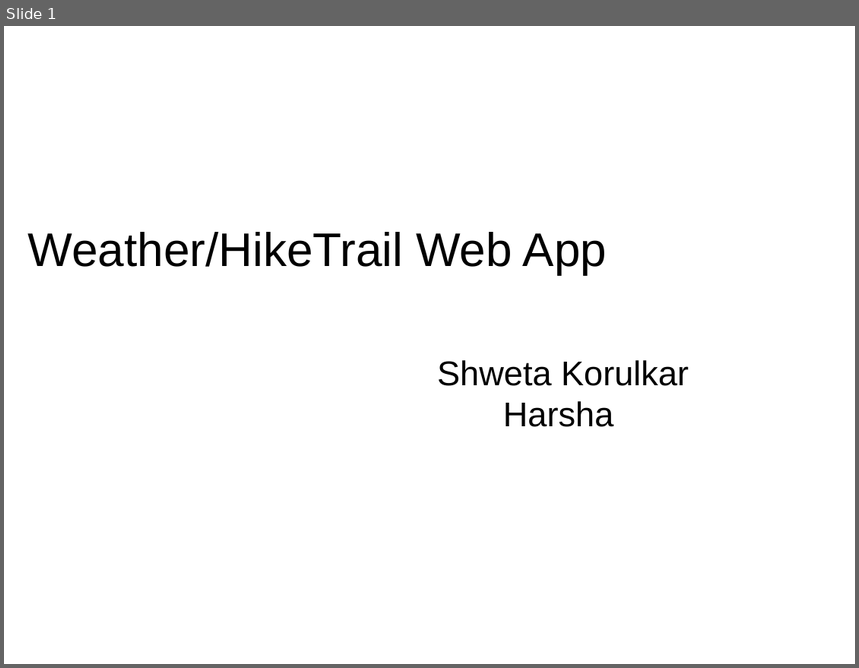
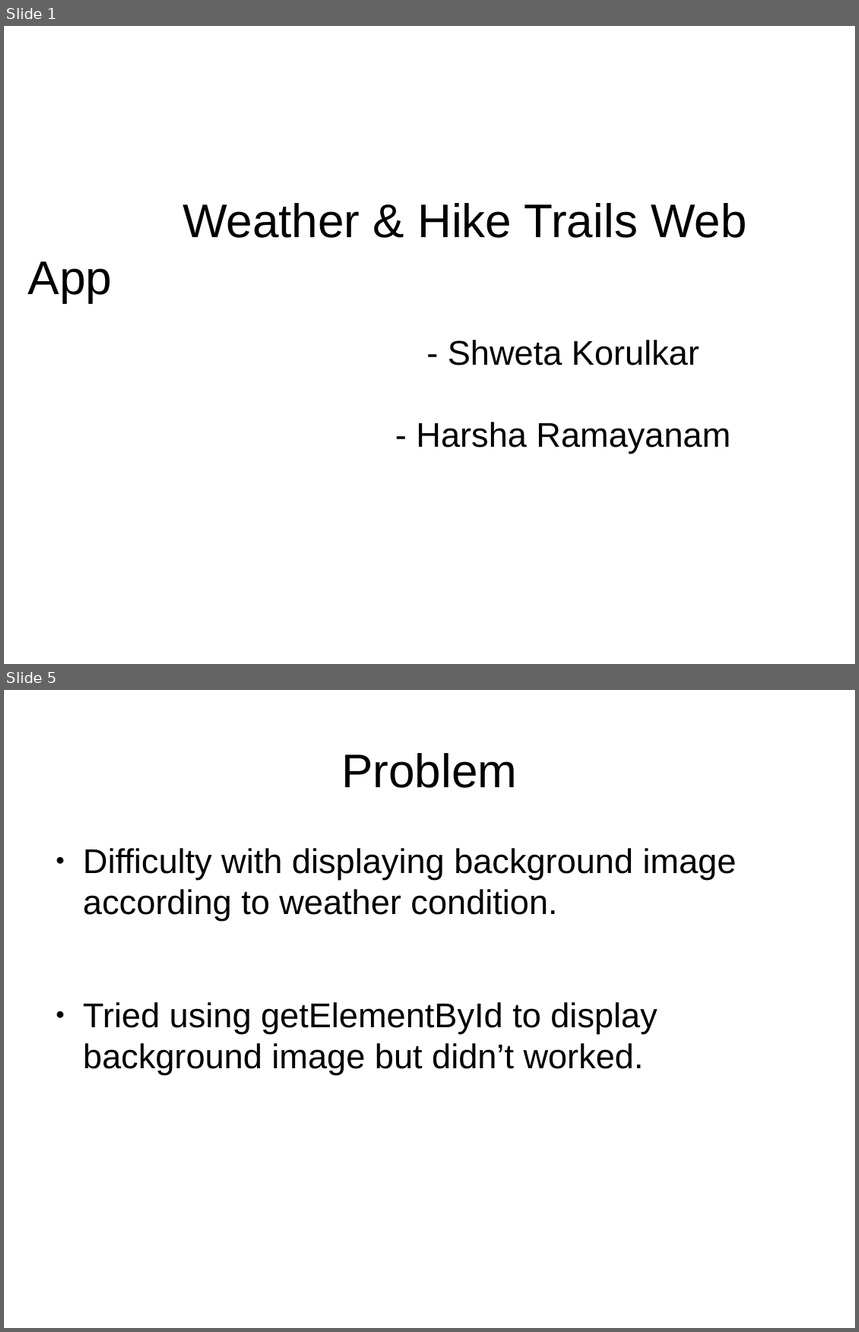
Before and after one commit to HarshaRamayanam/webdev-project, a slide deck: project_presentation.pptx. Shown one above the other, each under a label of ours: slide 1 before the commit, slides 1 and 5 after it; the slides between them are not shown. The pictures are 859x668 and 859x1332 pixels, drawn with LibreOffice and Linux fonts; fonts in the diff are those of the drawing; background and template pictures are left out. Boxes give left, top, right and bottom in pixels: in the first picture for what was removed or moved away, otherwise in the second. Text is boxed around its words. In the diff, an @@ line names an element or a change of style, - is before the commit and + after.

```diff
--- a/project_presentation.pptx
+++ b/project_presentation.pptx
@@ slide 5 added at (x1=4, y1=690, x2=855, y2=1328), background picture (left out) @@
@@ text added at (x1=341, y1=753, x2=517, y2=788), 44 pt, text #000000 @@
+Problem
@@ text added at (x1=83, y1=848, x2=737, y2=1075), 32 pt, text #000000 @@
+● Difficulty with displaying background image according to weather condition.
+● Tried using getElementById to display background image but didn’t worked.
@@ slide 1 changed as well @@
@@ text at (x1=28, y1=203, x2=747, y2=303): text changed @@
-Weather/HikeTrail Web App
+Weather & Hike Trails Web App
@@ text at (x1=416, y1=340, x2=731, y2=454): text changed @@
-Shweta Korulkar
-Harsha
+- Shweta Korulkar
+- Harsha Ramayanam
```
Also in this commit, not shown: 7 other slides added, 1 slide removed.
